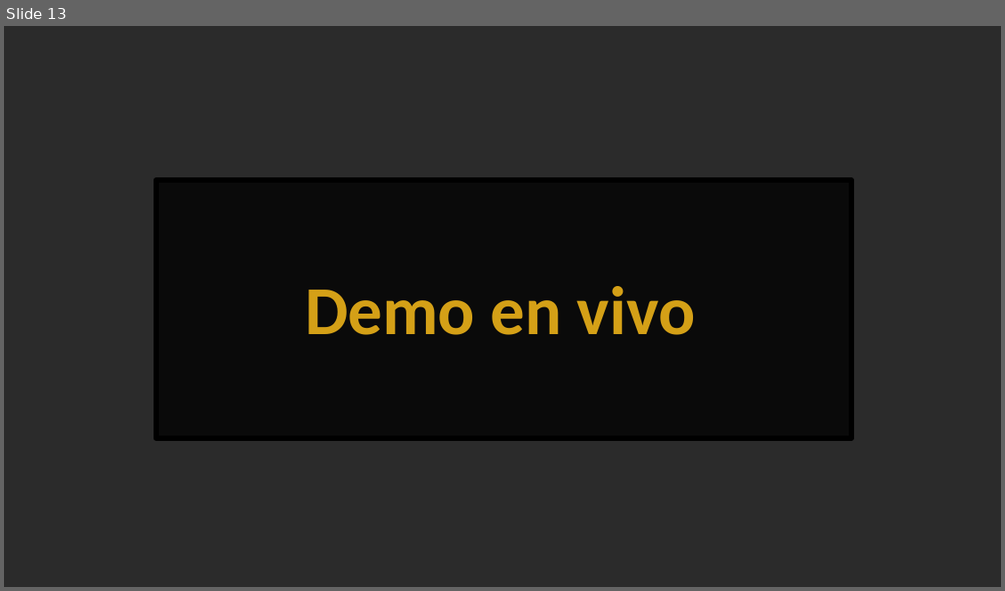
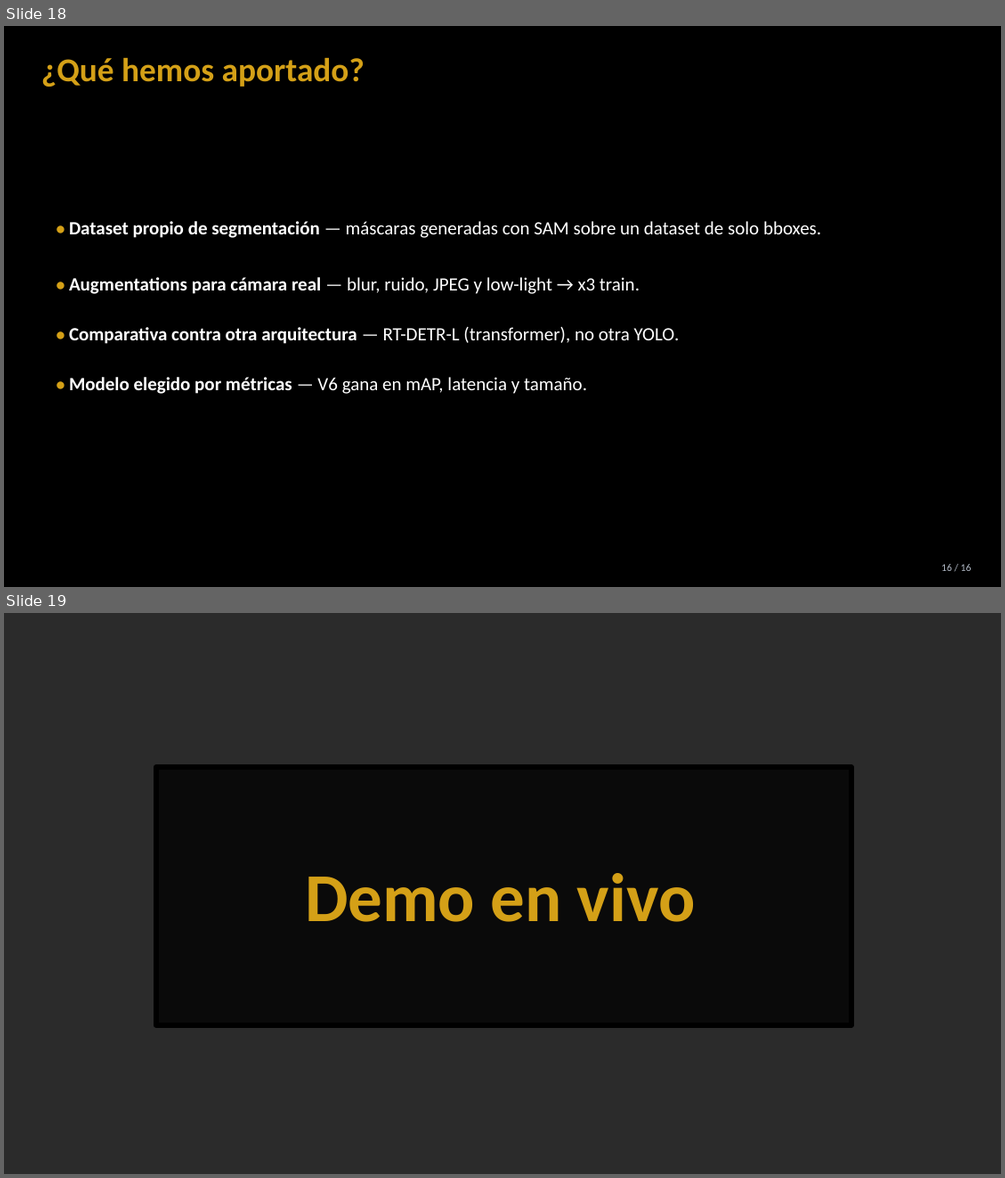
Before and after one commit to davidmoreda/blackjack-VAI, a slide deck: docs/presentation_assets/BlackjackVAI_presentacion.pptx. Shown one above the other, each under a label of ours: slide 13 before the commit, slides 18 and 19 after it. The pictures are 1005x591 and 1005x1178 pixels, drawn with LibreOffice and Linux fonts; fonts in the diff are those of the drawing; background and template pictures are left out; a plain dark background stands for a picture behind light text. Boxes give left, top, right and bottom in pixels: in the first picture for what was removed or moved away, otherwise in the second. Text is boxed around its words. In the diff, an @@ line names an element or a change of style, - is before the commit and + after.

```diff
--- a/docs/presentation_assets/BlackjackVAI_presentacion.pptx
+++ b/docs/presentation_assets/BlackjackVAI_presentacion.pptx
@@ slide 18 added at [4, 26, 1001, 587], background #000000 @@
@@ text added at [41, 57, 364, 87], 32 pt, text #D4A017, bold @@
+¿Qué hemos aportado?
@@ text added at [69, 221, 821, 394], 18 pt, text #FFFFFF @@
+• Dataset propio de segmentación — máscaras generadas con SAM sobre un dataset de solo bboxes.
+• Augmentations para cámara real — blur, ruido, JPEG y low-light → x3 train.
+• Comparativa contra otra arquitectura — RT-DETR-L (transformer), no otra YOLO.
+• Modelo elegido por métricas — V6 gana en mAP, latencia y tamaño.
@@ text added at [941, 564, 971, 571], 10 pt, text #B0B8C4 @@
+16 / 16
@@ what was slide 13 is now slide 19 @@
```
Also in this commit, not shown: 6 slides changed, 8 other slides added, 5 slides removed, 1 other file.
